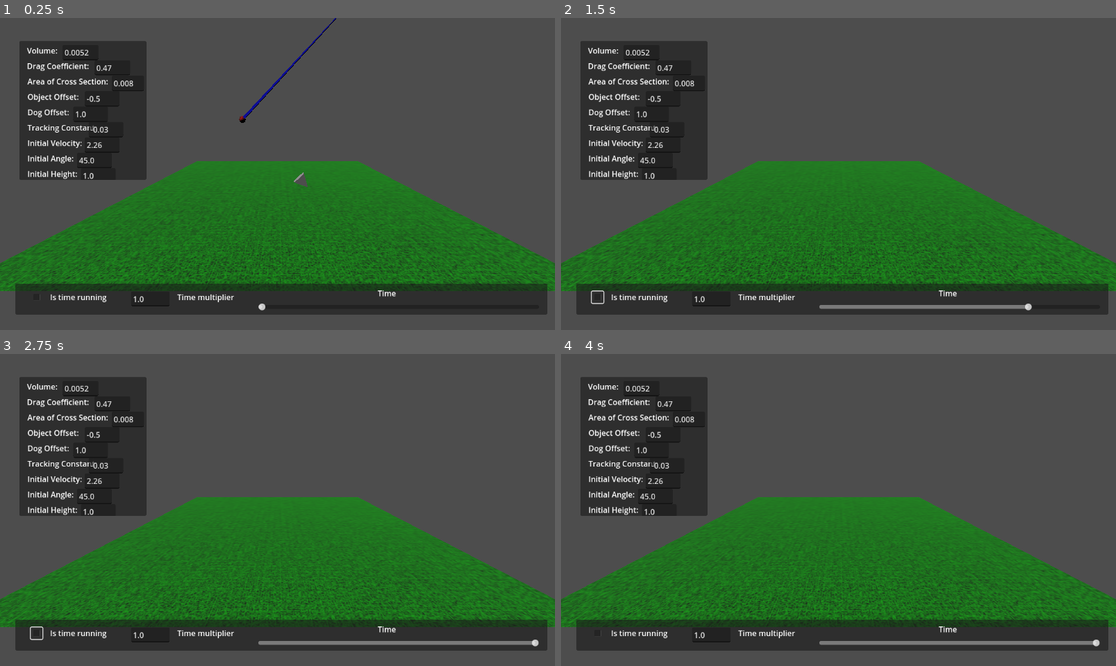
Above: before the commit, frames 1-4 (two rows, left to right).
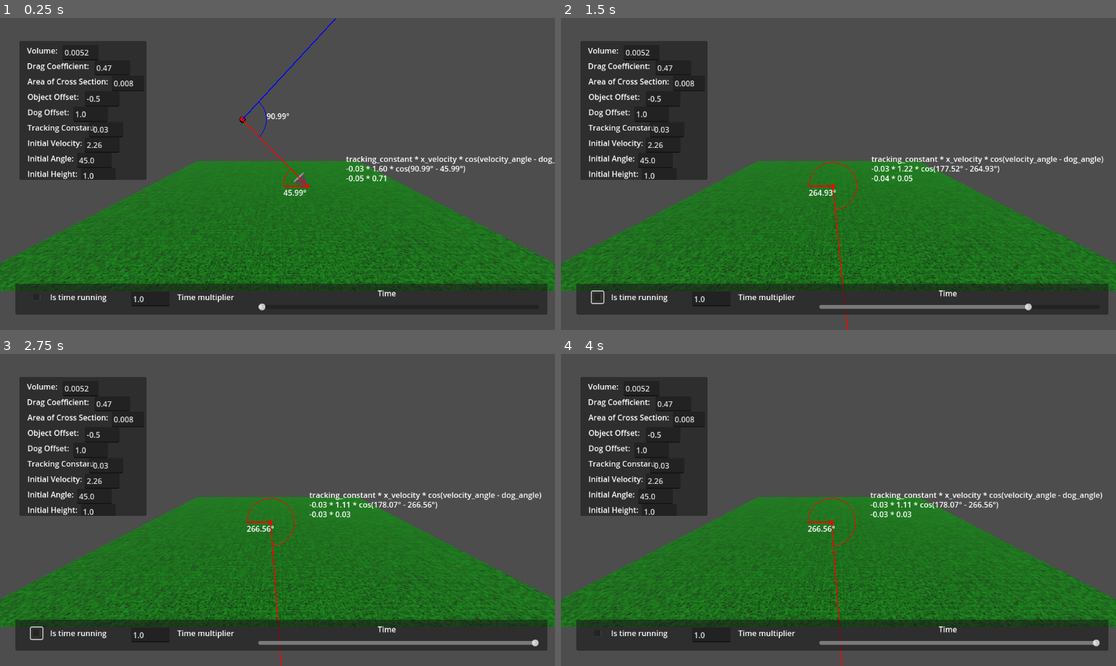
Above: after the commit, the same moments.

Repository: millioja01/fritz
Game: Godot game, scene res://main.tscn
Two runs of this game, one before a commit and one after it. Both use one fixed random seed, a clock stepped at 60 frames per second and the inputs below.
Inputs (mouse positions are in pixels of both pictures, inside the frame that each line leads up to):
- Up to frame 1 (0.25 s): no input
- Up to frame 2 (1.5 s): click (599, 298) at 0.5 s; click (599, 298) at 1.25 s
- Up to frame 3 (2.75 s): click (38, 634) at 2 s
- Up to frame 4 (4 s): tap Enter at 2.75 s; hold H (hide) 2.78-3.53 s; tap Space at 3.5 s; tap H (hide) at 3.6 s

The runs differ from the first frame. In frame 1, 1.0% of the frame differs, in the area x 43-100%, y 0-58%; in frame 2, 0.8%; in frame 3, 0.9%; in frame 4, 0.9%.

Commit message:
add overlay

Diff:
--- a/main.tscn
+++ b/main.tscn
@@ -1,6 +1,7 @@
-[gd_scene load_steps=13 format=3 uid="uid://c6pgsrva27qjn"]
+[gd_scene load_steps=14 format=3 uid="uid://c6pgsrva27qjn"]
 
 [ext_resource type="Script" path="res://main.gd" id="1_hrtbj"]
+[ext_resource type="Script" path="res://overlay.gd" id="2_t7slg"]
 
 [sub_resource type="FastNoiseLite" id="FastNoiseLite_psb3j"]
 noise_type = 3
@@ -57,6 +58,11 @@
 anchor_bottom = 1.0
 grow_horizontal = 2
 grow_vertical = 2
+script = ExtResource("2_t7slg")
+dog_path = NodePath("../../Dog")
+object_path = NodePath("../../Object")
+velocity_path = NodePath("../../Object/VelocityArrow")
+tracking_path = NodePath("VariablePanel/TrackingEdit")
 
 [node name="TimePanel" type="Panel" parent="CanvasLayer/Control"]
 layout_mode = 0
@@ -126,7 +132,7 @@
 text = "Time"
 metadata/_edit_use_anchors_ = true
 
-[node name="VariablePane" type="Panel" parent="CanvasLayer/Control"]
+[node name="VariablePanel" type="Panel" parent="CanvasLayer/Control"]
 clip_contents = true
 layout_mode = 1
 anchors_preset = -1
@@ -136,7 +142,7 @@
 anchor_bottom = 0.518519
 metadata/_edit_use_anchors_ = true
 
-[node name="Volume" type="Label" parent="CanvasLayer/Control/VariablePane"]
+[node name="Volume" type="Label" parent="CanvasLayer/Control/VariablePanel"]
 layout_mode = 1
 anchors_preset = -1
 anchor_left = 0.0606212
@@ -146,7 +152,7 @@
 text = "Volume:"
 metadata/_edit_use_anchors_ = true
 
-[node name="VolumeEdit" type="LineEdit" parent="CanvasLayer/Control/VariablePane"]
+[node name="VolumeEdit" type="LineEdit" parent="CanvasLayer/Control/VariablePanel"]
 layout_mode = 1
 anchors_preset = -1
 anchor_left = 0.341871
@@ -156,7 +162,7 @@
 text = "0.0052"
 metadata/_edit_use_anchors_ = true
 
-[node name="DragCoefficient" type="Label" parent="CanvasLayer/Control/VariablePane"]
+[node name="DragCoefficient" type="Label" parent="CanvasLayer/Control/VariablePanel"]
 layout_mode = 1
 anchors_preset = -1
 anchor_left = 0.0601212
@@ -168,7 +174,7 @@
 text = "Drag Coefficient:"
 metadata/_edit_use_anchors_ = true
 
-[node name="DragEdit" type="LineEdit" parent="CanvasLayer/Control/VariablePane"]
+[node name="DragEdit" type="LineEdit" parent="CanvasLayer/Control/VariablePanel"]
 layout_mode = 1
 anchors_preset = -1
 anchor_left = 0.591871
@@ -178,7 +184,7 @@
 text = "0.47"
 metadata/_edit_use_anchors_ = true
 
-[node name="AreaCrossSection" type="Label" parent="CanvasLayer/Control/VariablePane"]
+[node name="AreaCrossSection" type="Label" parent="CanvasLayer/Control/VariablePanel"]
 layout_mode = 1
 anchors_preset = -1
 anchor_left = 0.0625152
@@ -188,7 +194,7 @@
 text = "Area of Cross Section:"
 metadata/_edit_use_anchors_ = true
 
-[node name="CrossSectionArea" type="LineEdit" parent="CanvasLayer/Control/VariablePane"]
+[node name="CrossSectionArea" type="LineEdit" parent="CanvasLayer/Control/VariablePanel"]
 layout_mode = 1
 anchors_preset = -1
 anchor_left = 0.725394
@@ -198,7 +204,7 @@
 text = "0.008"
 metadata/_edit_use_anchors_ = true
 
-[node name="ObjectOffset" type="Label" parent="CanvasLayer/Control/VariablePane"]
+[node name="ObjectOffset" type="Label" parent="CanvasLayer/Control/VariablePanel"]
 layout_mode = 1
 anchors_preset = -1
 anchor_left = 0.0625152
@@ -208,7 +214,7 @@
 text = "Object Offset:"
 metadata/_edit_use_anchors_ = true
 
-[node name="ObjectEdit" type="LineEdit" parent="CanvasLayer/Control/VariablePane"]
+[node name="ObjectEdit" type="LineEdit" parent="CanvasLayer/Control/VariablePanel"]
 layout_mode = 1
 anchors_preset = -1
 anchor_left = 0.513273
@@ -218,7 +224,7 @@
 text = "-0.5"
 metadata/_edit_use_anchors_ = true
 
-[node name="DogOffset" type="Label" parent="CanvasLayer/Control/VariablePane"]
+[node name="DogOffset" type="Label" parent="CanvasLayer/Control/VariablePanel"]
 layout_mode = 1
 anchors_preset = -1
 anchor_left = 0.0625152
@@ -228,7 +234,7 @@
 text = "Dog Offset:"
 metadata/_edit_use_anchors_ = true
 
-[node name="DogEdit" type="LineEdit" parent="CanvasLayer/Control/VariablePane"]
+[node name="DogEdit" type="LineEdit" parent="CanvasLayer/Control/VariablePanel"]
 layout_mode = 1
 anchors_preset = -1
 anchor_left = 0.422364
@@ -238,7 +244,7 @@
 text = "1.0"
 metadata/_edit_use_anchors_ = true
 
-[node name="TrackingConstant" type="Label" parent="CanvasLayer/Control/VariablePane"]
+[node name="TrackingConstant" type="Label" parent="CanvasLayer/Control/VariablePanel"]
 layout_mode = 1
 anchors_preset = -1
 anchor_left = 0.0643939
@@ -248,7 +254,7 @@
 text = "Tracking Constant: "
 metadata/_edit_use_anchors_ = true
 
-[node name="TrackingEdit" type="LineEdit" parent="CanvasLayer/Control/VariablePane"]
+[node name="TrackingEdit" type="LineEdit" parent="CanvasLayer/Control/VariablePanel"]
 layout_mode = 1
 anchors_preset = -1
 anchor_left = 0.545455
@@ -258,7 +264,7 @@
 text = "-0.03"
 metadata/_edit_use_anchors_ = true
 
-[node name="InitialVelocity" type="Label" parent="CanvasLayer/Control/VariablePane"]
+[node name="InitialVelocity" type="Label" parent="CanvasLayer/Control/VariablePanel"]
 layout_mode = 1
 anchors_preset = -1
 anchor_left = 0.0643939
@@ -269,7 +275,7 @@
 "
 metadata/_edit_use_anchors_ = true
 
-[node name="VelocityEdit" type="LineEdit" parent="CanvasLayer/Control/VariablePane"]
+[node name="VelocityEdit" type="LineEdit" parent="CanvasLayer/Control/VariablePanel"]
 layout_mode = 1
 anchors_preset = -1
 anchor_left = 0.515152
@@ -279,7 +285,7 @@
 text = "2.26"
 metadata/_edit_use_anchors_ = true
 
-[node name="InitialAngle" type="Label" parent="CanvasLayer/Control/VariablePane"]
+[node name="InitialAngle" type="Label" parent="CanvasLayer/Control/VariablePanel"]
 layout_mode = 1
 anchors_preset = -1
 anchor_left = 0.0643939
@@ -289,7 +295,7 @@
 text = "Initial Angle:"
 metadata/_edit_use_anchors_ = true
 
-[node name="AngleEdit" type="LineEdit" parent="CanvasLayer/Control/VariablePane"]
+[node name="AngleEdit" type="LineEdit" parent="CanvasLayer/Control/VariablePanel"]
 layout_mode = 1
 anchors_preset = -1
 anchor_left = 0.454545
@@ -299,7 +305,7 @@
 text = "45.0"
 metadata/_edit_use_anchors_ = true
 
-[node name="InitialHeight" type="Label" parent="CanvasLayer/Control/VariablePane"]
+[node name="InitialHeight" type="Label" parent="CanvasLayer/Control/VariablePanel"]
 layout_mode = 1
 anchors_preset = -1
 anchor_left = 0.0643939
@@ -309,7 +315,7 @@
 text = "Initial Height:"
 metadata/_edit_use_anchors_ = true
 
-[node name="HeightEdit" type="LineEdit" parent="CanvasLayer/Control/VariablePane"]
+[node name="HeightEdit" type="LineEdit" parent="CanvasLayer/Control/VariablePanel"]
 layout_mode = 1
 anchors_preset = -1
 anchor_left = 0.484848
@@ -340,6 +346,7 @@
 
 [node name="MeshInstance3D" type="MeshInstance3D" parent="Object/VelocityArrow"]
 transform = Transform3D(1, 0, 0, 0, 1, 0, 0, 0, 1, 0, 0.5, 0)
+visible = false
 mesh = SubResource("PrismMesh_xartr")
 skeleton = NodePath("../..")
 
@@ -350,12 +357,12 @@
 transform = Transform3D(-1.31134e-07, -1, -8.74228e-08, -1, 1.31134e-07, 0, 1.14641e-14, 8.74228e-08, -1, 0.1, 0, 1.74846e-08)
 mesh = SubResource("PrismMesh_8run4")
 
-[connection signal="text_changed" from="CanvasLayer/Control/VariablePane/VolumeEdit" to="." method="_on_volume_edit_text_changed"]
-[connection signal="text_changed" from="CanvasLayer/Control/VariablePane/DragEdit" to="." method="_on_drag_edit_text_changed"]
-[connection signal="text_changed" from="CanvasLayer/Control/VariablePane/CrossSectionArea" to="." method="_on_cross_section_area_text_changed"]
-[connection signal="text_changed" from="CanvasLayer/Control/VariablePane/ObjectEdit" to="." method="_on_object_edit_text_changed"]
-[connection signal="text_changed" from="CanvasLayer/Control/VariablePane/DogEdit" to="." method="_on_dog_edit_text_changed"]
-[connection signal="text_changed" from="CanvasLayer/Control/VariablePane/TrackingEdit" to="." method="_on_tracking_edit_text_changed"]
-[connection signal="text_changed" from="CanvasLayer/Control/VariablePane/VelocityEdit" to="." method="_on_velocity_edit_text_changed"]
-[connection signal="text_changed" from="CanvasLayer/Control/VariablePane/AngleEdit" to="." method="_on_angle_edit_text_changed"]
-[connection signal="text_changed" from="CanvasLayer/Control/VariablePane/HeightEdit" to="." method="_on_height_edit_text_changed"]
+[connection signal="text_changed" from="CanvasLayer/Control/VariablePanel/VolumeEdit" to="." method="_on_volume_edit_text_changed"]
+[connection signal="text_changed" from="CanvasLayer/Control/VariablePanel/DragEdit" to="." method="_on_drag_edit_text_changed"]
+[connection signal="text_changed" from="CanvasLayer/Control/VariablePanel/CrossSectionArea" to="." method="_on_cross_section_area_text_changed"]
+[connection signal="text_changed" from="CanvasLayer/Control/VariablePanel/ObjectEdit" to="." method="_on_object_edit_text_changed"]
+[connection signal="text_changed" from="CanvasLayer/Control/VariablePanel/DogEdit" to="." method="_on_dog_edit_text_changed"]
+[connection signal="text_changed" from="CanvasLayer/Control/VariablePanel/TrackingEdit" to="." method="_on_tracking_edit_text_changed"]
+[connection signal="text_changed" from="CanvasLayer/Control/VariablePanel/VelocityEdit" to="." method="_on_velocity_edit_text_changed"]
+[connection signal="text_changed" from="CanvasLayer/Control/VariablePanel/AngleEdit" to="." method="_on_angle_edit_text_changed"]
+[connection signal="text_changed" from="CanvasLayer/Control/VariablePanel/HeightEdit" to="." method="_on_height_edit_text_changed"]
--- /dev/null
+++ b/overlay.gd
@@ -0,0 +1,64 @@
+extends Control
+
+
+@onready var camera := get_viewport().get_camera_3d()
+
+@export_node_path("Node3D") var dog_path: NodePath
+@export_node_path("Node3D") var object_path: NodePath
+@export_node_path("Node3D") var velocity_path: NodePath
+@export_node_path("LineEdit") var tracking_path: NodePath
+@onready var dog: Node3D = get_node(dog_path)
+@onready var object: Node3D = get_node(object_path)
+@onready var velocity: Node3D = get_node(velocity_path)
+@onready var tracking_constant: float = get_node(tracking_path).text.to_float()
+
+
+func _physics_process(_delta: float) -> void:
+	queue_redraw()
+
+
+func _draw() -> void:
+	var dog_position := camera.unproject_position(dog.position)
+	draw_circle(dog_position, 4.0, Color.RED)
+
+	var object_position := camera.unproject_position(object.position)
+	draw_circle(object_position, 4.0, Color.RED)
+
+	var arrow_vector := Vector3(velocity.basis.y.x, velocity.basis.y.y, 0.0)
+	var velocity_position := camera.unproject_position(velocity.global_position + arrow_vector)
+	draw_circle(velocity_position, 4.0, Color.BLUE)
+
+	draw_line(dog_position, object_position, Color.RED, 2.0)
+	draw_line(object_position, velocity_position, Color.BLUE, 2.0)
+	draw_line(dog_position, Vector2(dog_position.x - 50.0, dog_position.y), Color.RED, 2.0) # for the angle
+
+	draw_arc(dog_position, 50.0, deg_to_rad(180.0), deg_to_rad(180.0) + _get_dog_angle(), 12, Color.RED)
+	draw_arc(object_position, 50.0, -_get_velocity_angle(), _get_dog_angle(), 12, Color.BLUE)
+
+	var default_font := ThemeDB.fallback_font
+	var dog_angle_position := Vector2(dog_position.x - 50.0, dog_position.y + 20.0)
+	var dog_angle := rad_to_deg(_get_dog_angle())
+	var velocity_angle_position := Vector2(object_position.x + 50.0, object_position.y)
+	var velocity_angle := (rad_to_deg(_get_dog_angle()) + rad_to_deg(_get_velocity_angle()))
+	draw_string(default_font, dog_angle_position, "%.02f°" % dog_angle)
+	draw_string(default_font, velocity_angle_position, "%.02f°" % velocity_angle)
+
+	var formula_string := "tracking_constant * x_velocity * cos(velocity_angle - dog_angle)"
+	var actual_formula := "%.02f * %.02f * cos(%.02f° - %.02f°)" % [tracking_constant, velocity.basis.y.x, velocity_angle, dog_angle]
+	var simplified_formula := "%.02f * %.02f" % [tracking_constant * velocity.basis.y.x, cos(deg_to_rad(velocity_angle - dog_angle))]
+	draw_string(default_font, Vector2(dog_position.x + 80.0, dog_position.y - 50.0), formula_string)
+	draw_string(default_font, Vector2(dog_position.x + 80.0, dog_position.y - 30.0), actual_formula)
+	draw_string(default_font, Vector2(dog_position.x + 80.0, dog_position.y - 10.0), simplified_formula)
+
+
+func _get_dog_angle() -> float:
+	var positive_angle := atan(object.position.y / abs(dog.position.x - object.position.x))
+
+	if dog.position.x - (object.position.x) < 0.0:
+		return TAU / 2 - positive_angle
+
+	return positive_angle
+
+
+func _get_velocity_angle() -> float:
+	return atan(velocity.basis.y.y / velocity.basis.y.x)
